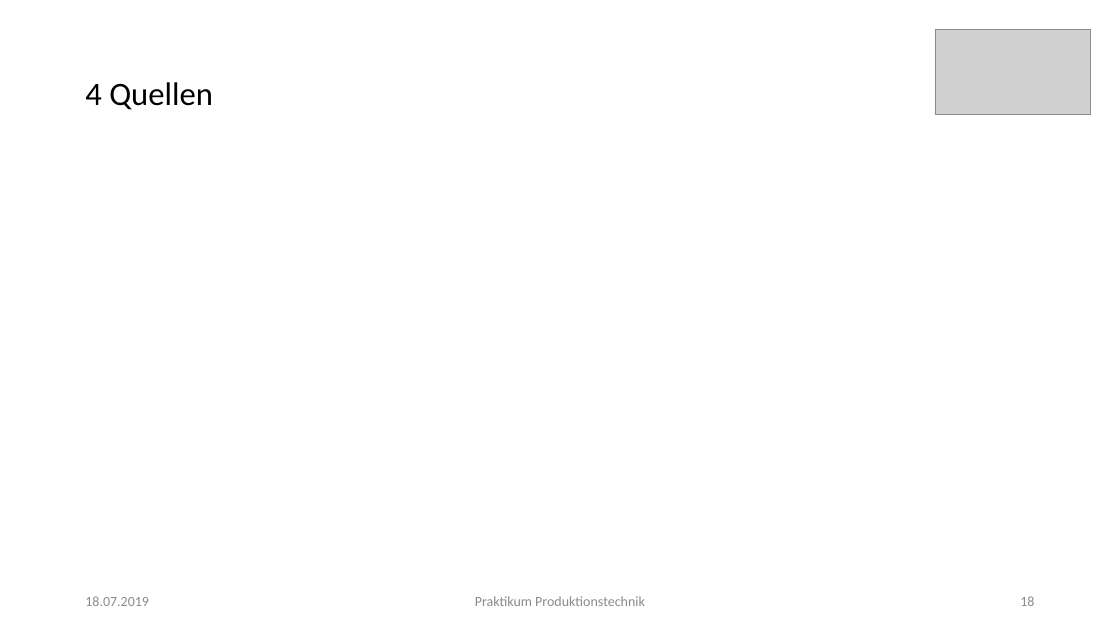
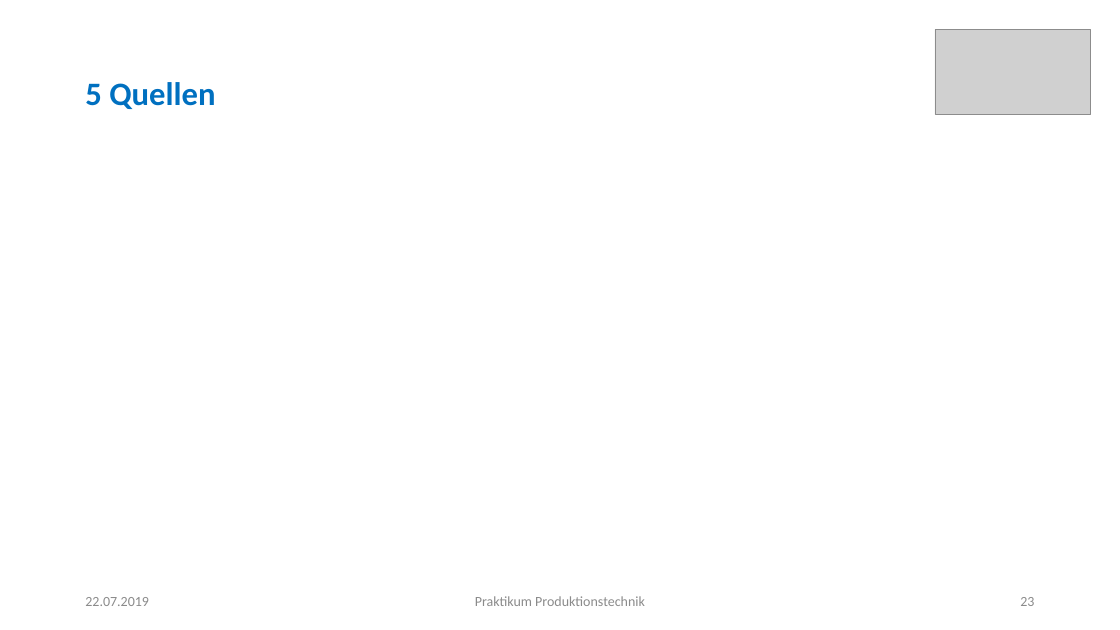
Before and after one commit to Khodii/OmniMoveCar, a slide deck: slide 23 of Praktikum ProdTech Präsentation.pptx (slide 18 before the commit). Drawn at 1120x630 pixels with LibreOffice and Linux fonts; fonts in the diff are those of the drawing; grey boxes stand for pictures. Boxes give left, top, right and bottom in pixels: in the first picture for what was removed or moved away, otherwise in the second. Text is boxed around its words. In the diff, an @@ line names an element or a change of style, - is before the commit and + after.

```diff
--- a/Praktikum ProdTech Präsentation.pptx
+++ b/Praktikum ProdTech Präsentation.pptx
@@ title at (85, 82, 215, 109): text changed; text colour #000000 to #0070C0; bold on @@
-4 Quellen
+5 Quellen
@@ text at (85, 597, 149, 606): text changed @@
-18.07.2019
+22.07.2019
@@ page number at (1020, 597, 1034, 606): text changed @@
-18
+23
```
Also in this commit, not shown: 16 other slides changed, 5 slides added.
